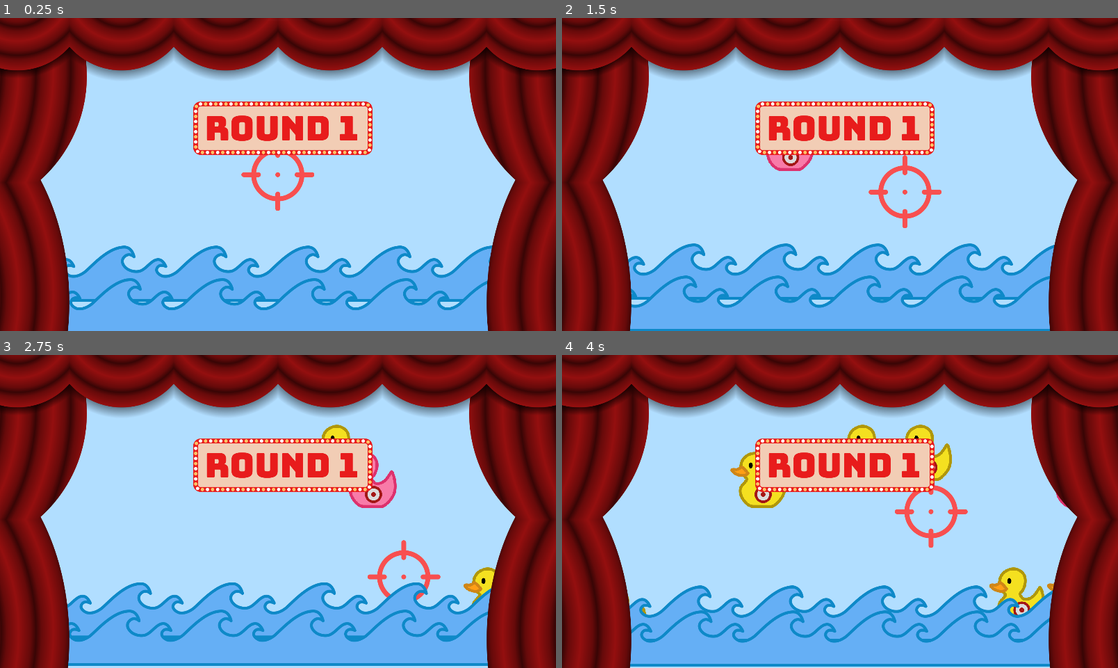
Above: before the commit, frames 1-4 (two rows, left to right).
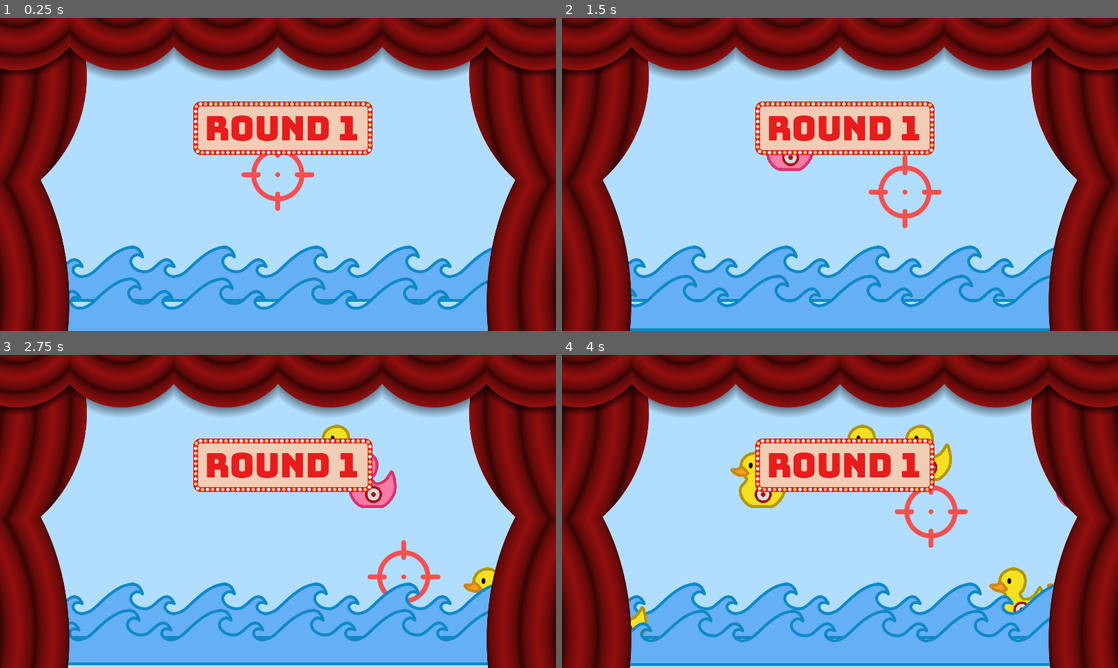
Above: after the commit, the same moments.

Repository: grong0/duck-shooter
Game: Godot game, scene res://main.tscn
Two runs of this game, one before a commit and one after it. Both use one fixed random seed, a clock stepped at 60 frames per second and the inputs below.
Inputs:
- Up to frame 1 (0.25 s): no input
- Up to frame 2 (1.5 s): hold Right (move_right) 0.53-1.28 s; tap X (fire) at 0.6, 1.35 s; hold Down (move_down) from 1.28 s (still down)
- Up to frame 3 (2.75 s): release Down (move_down) at 2.03 s; hold Right (move_right) from 2.03 s (still down); tap Z (frenzy) at 2.1 s; tap X (fire) at 2.3 s
- Up to frame 4 (4 s): release Right (move_right) at 2.78 s; hold Up (move_up) 2.78-3.53 s; tap X (fire) at 2.85, 3.6 s; hold Left (move_left) from 3.53 s (still down)

The runs differ from the first frame. In frame 1, 3.5% of the frame differs, in the area x 11-89%, y 72-94%; in frame 2, 2.8%; in frame 3, 3.7%; in frame 4, 4.0%, in the area x 12-89%, y 72-100%.

Commit message:
Fixed Duck Layering

Diff:
--- a/UIManager.gd
+++ b/UIManager.gd
@@ -38,9 +38,10 @@
 
 func _process(delta):
 	infiniTimer += delta
-	(get_node("Wave") as Sprite2D).position = Vector2(960 - sin(infiniTimer) * 30, 983 + cos(infiniTimer) * 10)
-	(get_node("Wave2") as Sprite2D).position = Vector2(960 - cos(infiniTimer) * 30, 883 - sin(infiniTimer) * 10)
-
+	#$"../../Wave".position = Vector2(960 - sin(infiniTimer) * 30, 983 + cos(infiniTimer) * 10)
+	($"../../Wave" as Sprite2D).offset = Vector2(- sin(infiniTimer) * 30, cos(infiniTimer) * 10)
+	#$"../../Wave2".position = Vector2(960 - cos(infiniTimer) * 30, 883 - sin(infiniTimer) * 10)
+	print(($"../../Wave" as Sprite2D).offset)
 
 
 
--- a/main.tscn
+++ b/main.tscn
@@ -21,6 +21,16 @@
 
 [node name="Camera2D" type="Camera2D" parent="."]
 
+[node name="Wave2" type="Sprite2D" parent="."]
+z_index = 6
+position = Vector2(0, 343)
+texture = ExtResource("13_26ynu")
+
+[node name="Wave" type="Sprite2D" parent="."]
+z_index = 8
+position = Vector2(0, 443)
+texture = ExtResource("13_26ynu")
+
 [node name="CanvasLayer" type="CanvasLayer" parent="."]
 
 [node name="Container" type="Control" parent="CanvasLayer"]
@@ -36,16 +46,6 @@
 roundSignSprites = [ExtResource("4_04ujo"), ExtResource("4_e08hs"), ExtResource("5_g3e6g"), ExtResource("6_itw0h"), ExtResource("7_k6p8d")]
 roundSignAltSprites = [ExtResource("8_crbms"), ExtResource("9_n4upi"), ExtResource("10_jf1rf"), ExtResource("11_npsrk"), ExtResource("12_w2qrv")]
 metadata/_edit_use_anchors_ = true
-
-[node name="Wave2" type="Sprite2D" parent="CanvasLayer/Container"]
-z_index = 6
-position = Vector2(-633, 786)
-texture = ExtResource("13_26ynu")
-
-[node name="Wave" type="Sprite2D" parent="CanvasLayer/Container"]
-z_index = 8
-position = Vector2(-633, 886)
-texture = ExtResource("13_26ynu")
 
 [node name="RoundSign" type="TextureRect" parent="CanvasLayer/Container"]
 z_index = 11
--- a/scripts/duck.gd
+++ b/scripts/duck.gd
@@ -24,7 +24,7 @@
 var points: int
 var duck_type: DuckType
 
-static func Duck(duckType: DuckType, duck_direction := 1) -> Duck:
+static func Duck(duckType: DuckType, duck_direction := 1, z := 0) -> Duck:
 	if(my_scene == null):
 		my_scene = load("res://duck.tscn")
 	var new_duck: Duck = my_scene.instantiate()
@@ -34,6 +34,7 @@
 	new_duck.duck_type = duckType
 	var sprite: Sprite2D = new_duck.get_child(0)
 	sprite.texture = load("res://sprites/" + duckDictionary[duckType]["sprite"] + ".png")
+	(sprite as Node2D).z_index = z
 	print((sprite as Node2D).z_index)
 	return new_duck
 
--- a/scripts/duckSpawner.gd
+++ b/scripts/duckSpawner.gd
@@ -4,10 +4,9 @@
 const spawnInterval = 2/6.0
 
 @export var direction = 1
-@export var z: float
+@export var z: int
 var spawnTimer := 0.0
 
 func spawn_duck(duckType: Duck.DuckType):
-	var duck = Duck.Duck(duckType, direction)
+	var duck = Duck.Duck(duckType, direction, z)
 	add_child.call_deferred(duck)
-	duck.get_node("Sprite2D").z_index = z;
--- a/session.tscn
+++ b/session.tscn
@@ -34,24 +34,24 @@
 [node name="DuckSpawner" type="Node2D" parent="DuckPool"]
 position = Vector2(-960, 360)
 script = ExtResource("3_nk6ml")
-z = 7.0
+z = 7
 
 [node name="DuckSpawner2" type="Node2D" parent="DuckPool"]
 position = Vector2(960, 290)
 script = ExtResource("3_nk6ml")
 direction = -1
-z = 5.0
+z = 5
 
 [node name="DuckSpawner3" type="Node2D" parent="DuckPool"]
 position = Vector2(-380, -109)
 script = ExtResource("3_nk6ml")
-z = 3.0
+z = 3
 
 [node name="DuckSpawner4" type="Node2D" parent="DuckPool"]
 position = Vector2(339, -202)
 script = ExtResource("3_nk6ml")
 direction = -1
-z = 1.0
+z = 1
 
 [node name="Wave2" type="TextureRect" parent="."]
 visible = false
Not shown, added: sprites/nixie_tubes/nixie_0.png.import
Not shown, added: sprites/nixie_tubes/nixie_1.png.import
Not shown, added: sprites/nixie_tubes/nixie_2.png.import
Not shown, added: sprites/nixie_tubes/nixie_3.png.import
Not shown, added: sprites/nixie_tubes/nixie_4.png.import
Not shown, added: sprites/nixie_tubes/nixie_5.png.import
Not shown, added: sprites/nixie_tubes/nixie_6.png.import
Not shown, added: sprites/nixie_tubes/nixie_7.png.import
Not shown, added: sprites/nixie_tubes/nixie_8.png.import
Not shown, added: sprites/nixie_tubes/nixie_9.png.import
Not shown, added: sprites/nixie_tubes/nixie_off.png.import
Not shown, added: sprites/sun.png.import
